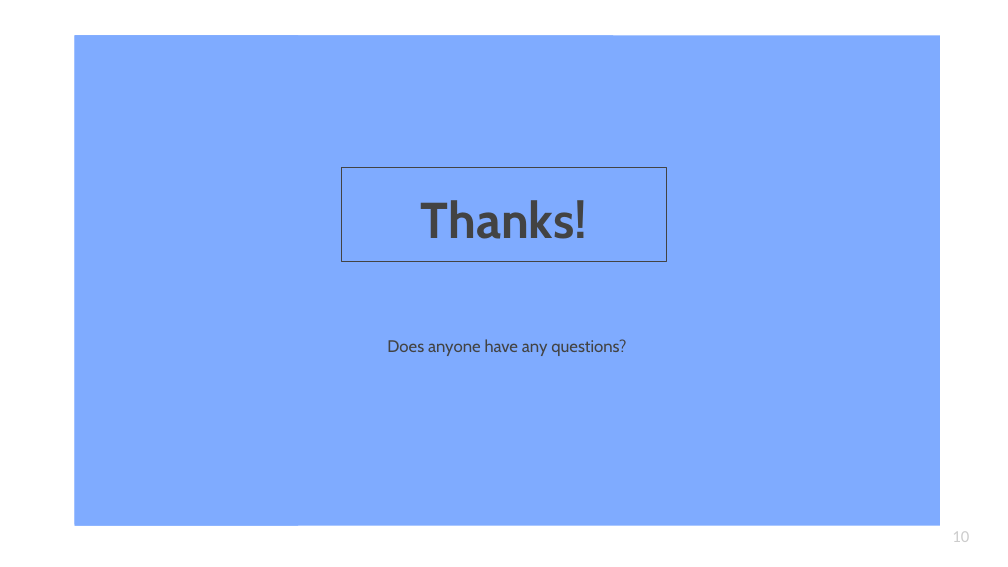
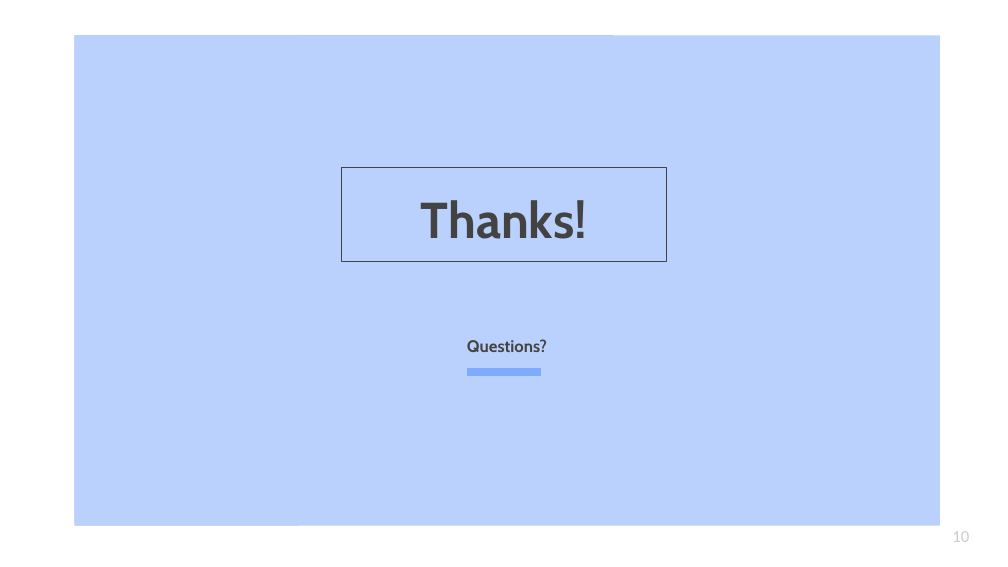
Before and after one commit to Eldiias/data-ft-par-labs, a slide deck: slide 10 of Projects/Week-3/output/WebScrapping Project Presentation.pptx. Drawn at 1008x567 pixels with LibreOffice and Linux fonts; fonts in the diff are those of the drawing. Boxes give left, top, right and bottom in pixels: in the first picture for what was removed or moved away, otherwise in the second. Text is boxed around its words. In the diff, an @@ line names an element or a change of style, - is before the commit and + after.

```diff
--- a/Projects/Week-3/output/WebScrapping Project Presentation.pptx
+++ b/Projects/Week-3/output/WebScrapping Project Presentation.pptx
@@ rectangle at (x1=75, y1=35, x2=939, y2=525): fill #7FABFF to #BAD1FD @@
@@ rectangle at (x1=75, y1=35, x2=298, y2=525): fill #7FABFF to #BAD1FD @@
@@ text at (x1=467, y1=339, x2=547, y2=352): text changed; bold on @@
-Does anyone have any questions?
+Questions?
```
Also in this commit, not shown: 3 other slides changed, 4 other files.
